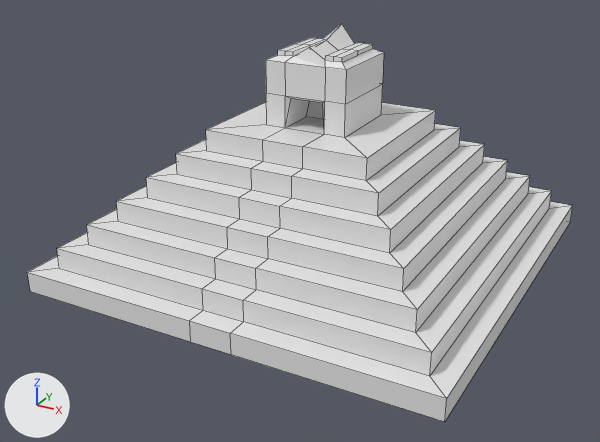
Two versions of the Blender file 2_FirstModel/Mayan Pyramid.blend, one commit apart.
Both versions are drawn from a camera (50 mm lens) standing at (17.2, -33.6, 18.3) and looking at (-0.4, -1.8, 2.4). The lights are fixed; the arrows at lower left show +X, +Y and +Z. Mesh edges are drawn as thin lines.

Names of what the first picture shows: 'Pyramid Steps'.
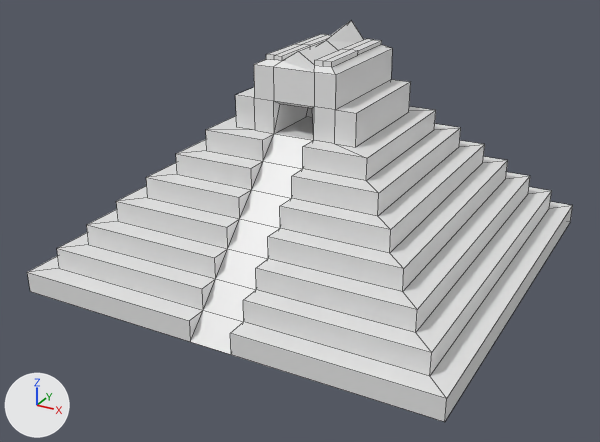
Commit message: Pyramid Ramp

Location of each change, [x1, y1, x2, y2] in pixels of the pictures (600 x 442 px):
'Pyramid Steps', reshaped: before [27, 24, 573, 422]; after [27, 21, 573, 422]
part 1 of me_cube, built on: before [189, 24, 435, 354]; after [189, 21, 435, 354]

The change, as a diff of the scene's bpy script:
```diff
--- a/2_FirstModel/Mayan Pyramid.blend.py
+++ b/2_FirstModel/Mayan Pyramid.blend.py
@@ me_cube @@
 # used by ob_pyramid_steps; location = (0.0, 0.0, 0.0)
-me_cube.from_pydata(...)  # 179 vertices, 174 faces; spans x -10.0..10.0, y -10.0..10.0, z 0.0..11.2
+me_cube.from_pydata(...)  # 187 vertices, 188 faces; spans x -10.0..10.0, y -10.0..10.0, z 0.0..11.2
+# me_cube part 1
+# 17 faces are deleted
+# 27 vertices in x -2.0..2.0, y -2.0..-1.6, z 7.0..10.7 move by (0.0, -1.0, 0.0)
+# 25 vertices in x -2.0..2.0, y 1.6..2.0, z 7.0..11.2 move by (0.0, 1.0, 0.0)
+# 8 vertices are added at x -3.0..3.0, y -3.0..3.0, z 7.0..8.5
+# 31 new faces join them
 me_cube.materials.append(mat_material)
```
